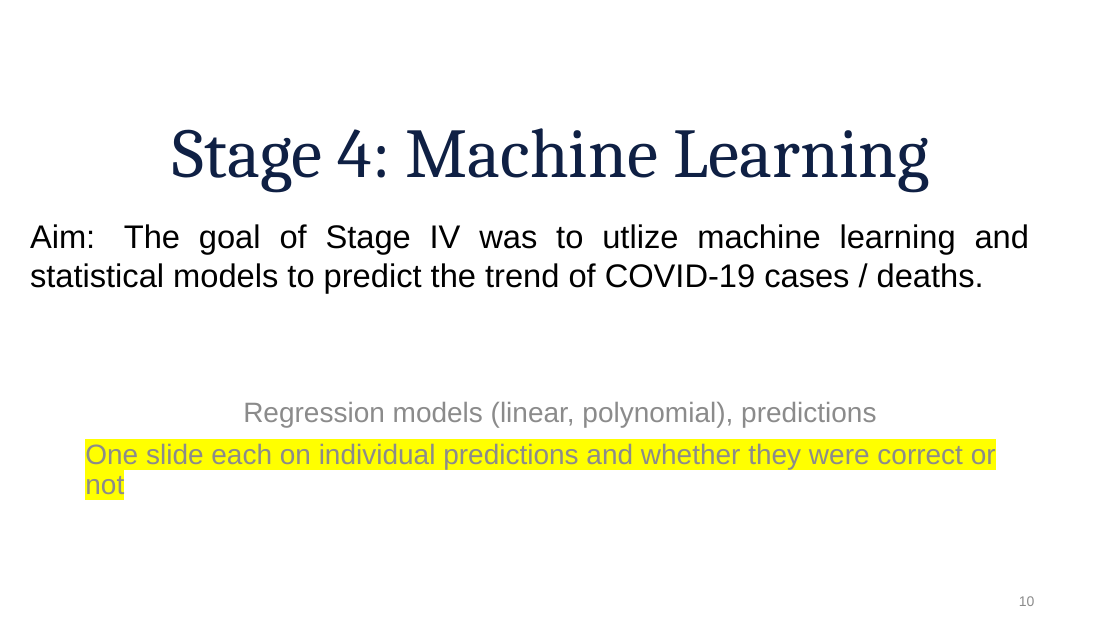
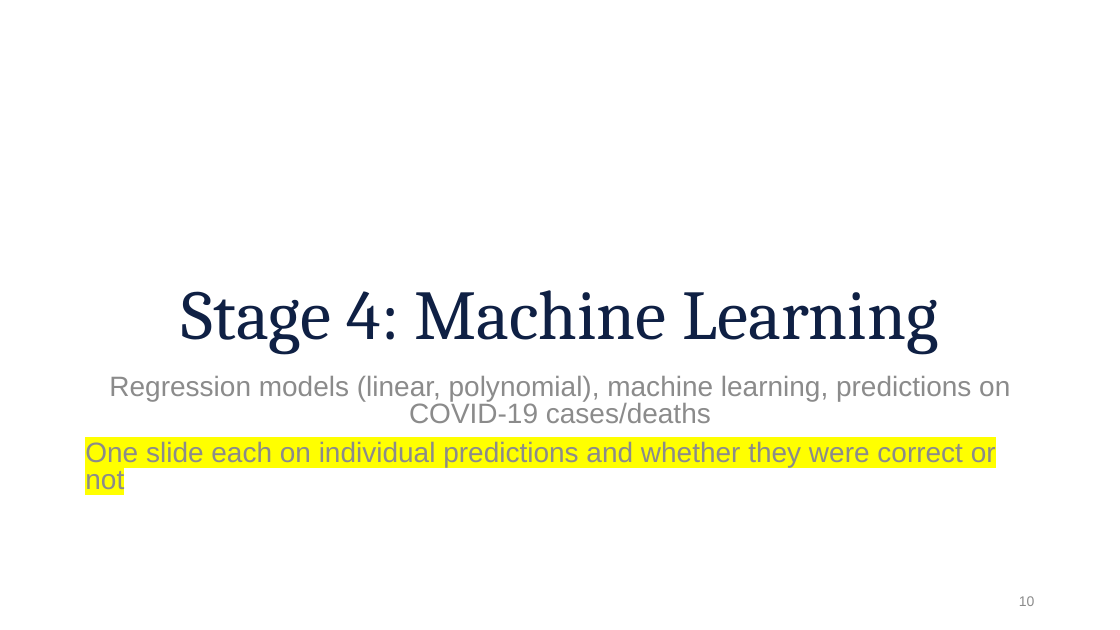
Before and after one commit to aiwayemi/Group-1, a slide deck: slide 10 of ProjPresentation.pptx. Drawn at 1120x630 pixels with LibreOffice and Linux fonts; fonts in the diff are those of the drawing; background and template pictures are left out. Boxes give left, top, right and bottom in pixels: in the first picture for what was removed or moved away, otherwise in the second. Text is boxed around its words. In the diff, an @@ line names an element or a change of style, - is before the commit and + after.

```diff
--- a/ProjPresentation.pptx
+++ b/ProjPresentation.pptx
@@ text removed at [30, 224, 1029, 293] @@
-Aim: The goal of Stage IV was to utlize machine learning and statistical models to predict the trend of COVID-19 cases / deaths.
@@ title "Stage 4: Machine Learning": place and size @@
-title "Stage 4: Machine Learning" at [173, 128, 930, 192]
+title "Stage 4: Machine Learning" at [182, 290, 938, 354]
@@ text "Regression models (linear, polynomial), machine ...": place and size @@
-text "Regression models (linear, polynomial), machine ..." at [85, 402, 996, 494]
+text "Regression models (linear, polynomial), machine ..." at [85, 376, 1010, 489]
@@ text at [109, 376, 1010, 423]: text changed @@
-Regression models (linear, polynomial), predictions
+Regression models (linear, polynomial), machine learning, predictions on COVID-19 cases/deaths
@@ text at [85, 441, 996, 489]: line spacing 0.9 to 0.8 @@
```
Also in this commit, not shown: 7 other slides changed, 2 slides added, 2 slides removed.
